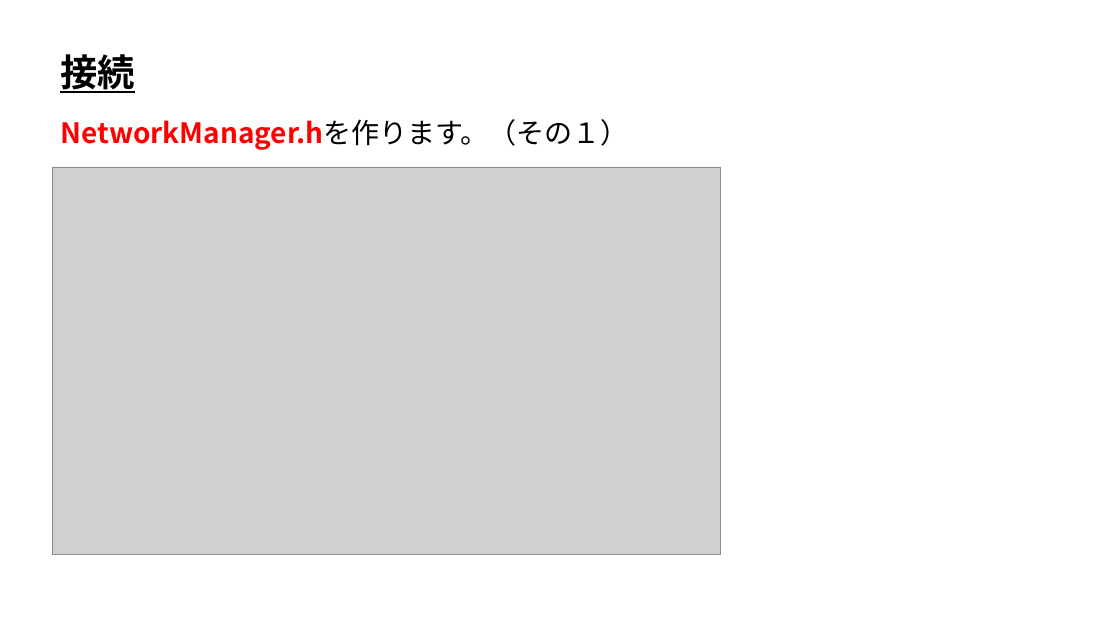
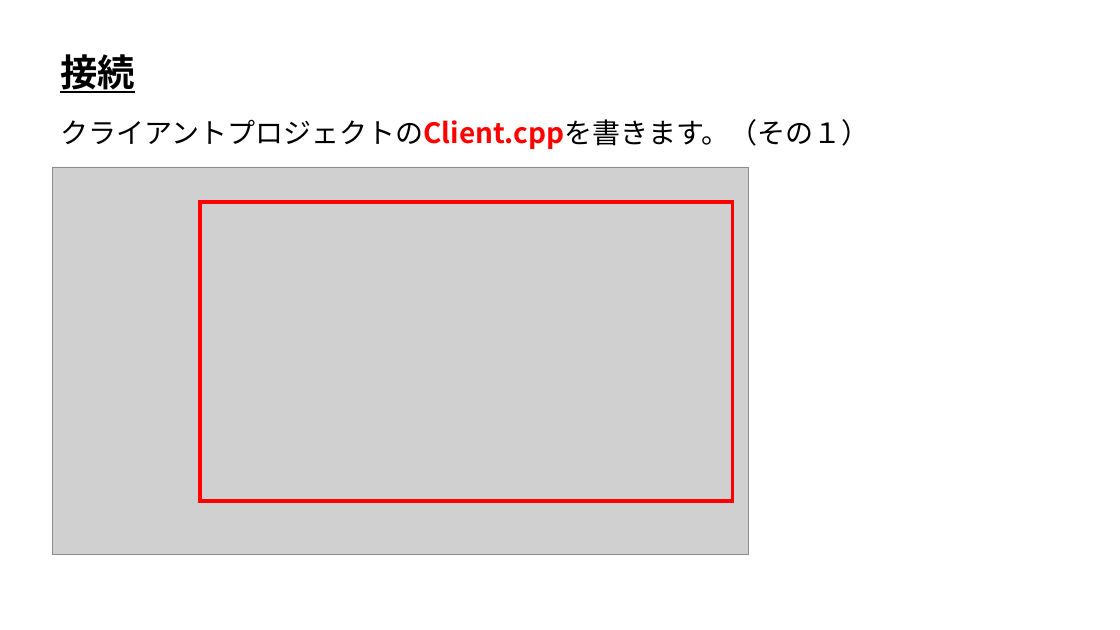
Before and after one commit to ArakiYusuke-Ohara/Textbook, a slide deck: slide 2 of ゲーム科3年/00_前期/オンラインゲームプログラミングⅠ/01_接続.pptx. Drawn at 1120x630 pixels with LibreOffice and Linux fonts; fonts in the diff are those of the drawing; grey boxes stand for pictures. Boxes give left, top, right and bottom in pixels: in the first picture for what was removed or moved away, otherwise in the second. Text is boxed around its words. In the diff, an @@ line names an element or a change of style, - is before the commit and + after.

Commit message:
スライドを微修正

```diff
--- a/ゲーム科3年/00_前期/オンラインゲームプログラミングⅠ/01_接続.pptx
+++ b/ゲーム科3年/00_前期/オンラインゲームプログラミングⅠ/01_接続.pptx
@@ text at <box>60,119,869,149</box>: text changed; text colour #FF0000 to #000000; bold off @@
-NetworkManager.hを作ります。（その１）
+クライアントプロジェクトのClient.cppを書きます。（その１）
@@ picture: place and size @@
-picture at <box>52,167,721,555</box>
+picture at <box>52,167,749,555</box>
@@ rectangle added at <box>200,202,733,501</box>, outline #FF0000 3 pt @@
```
Also in this commit, not shown: 3 other slides changed, 6 slides added, 3 slides removed, 2 other files.
